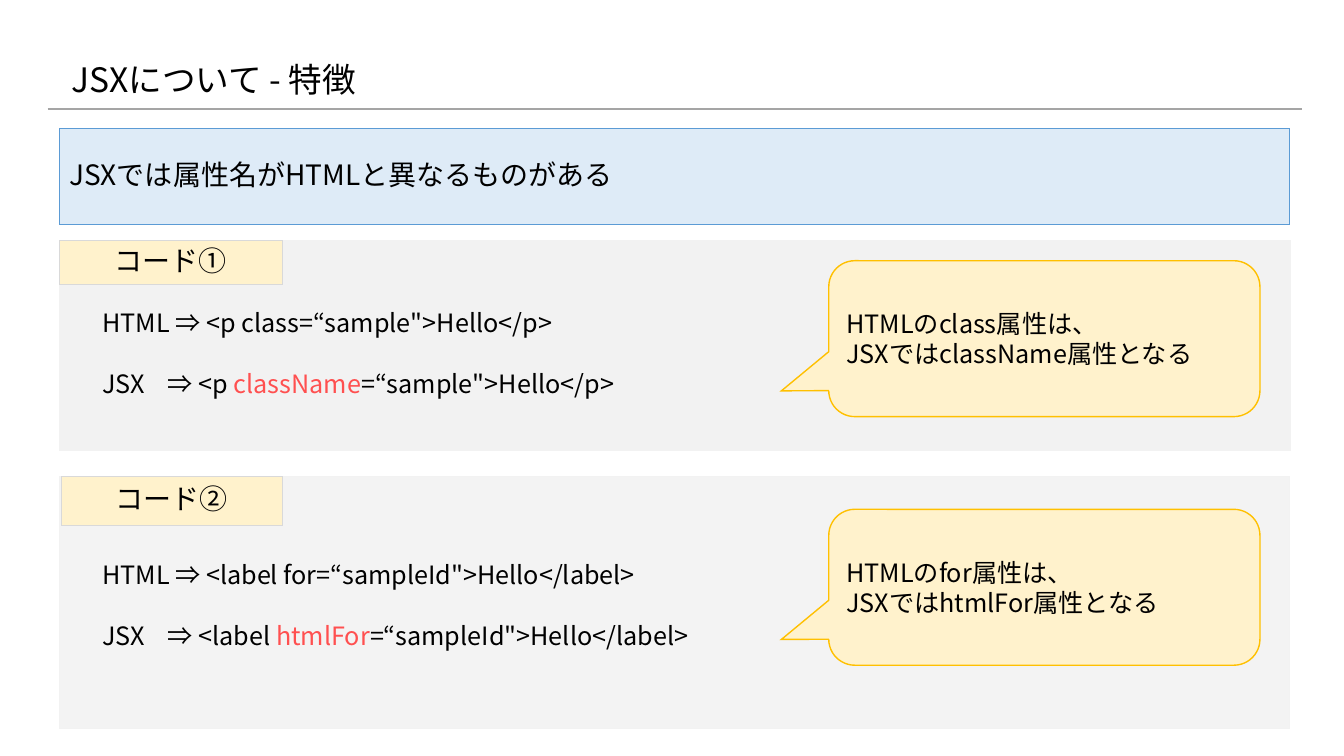
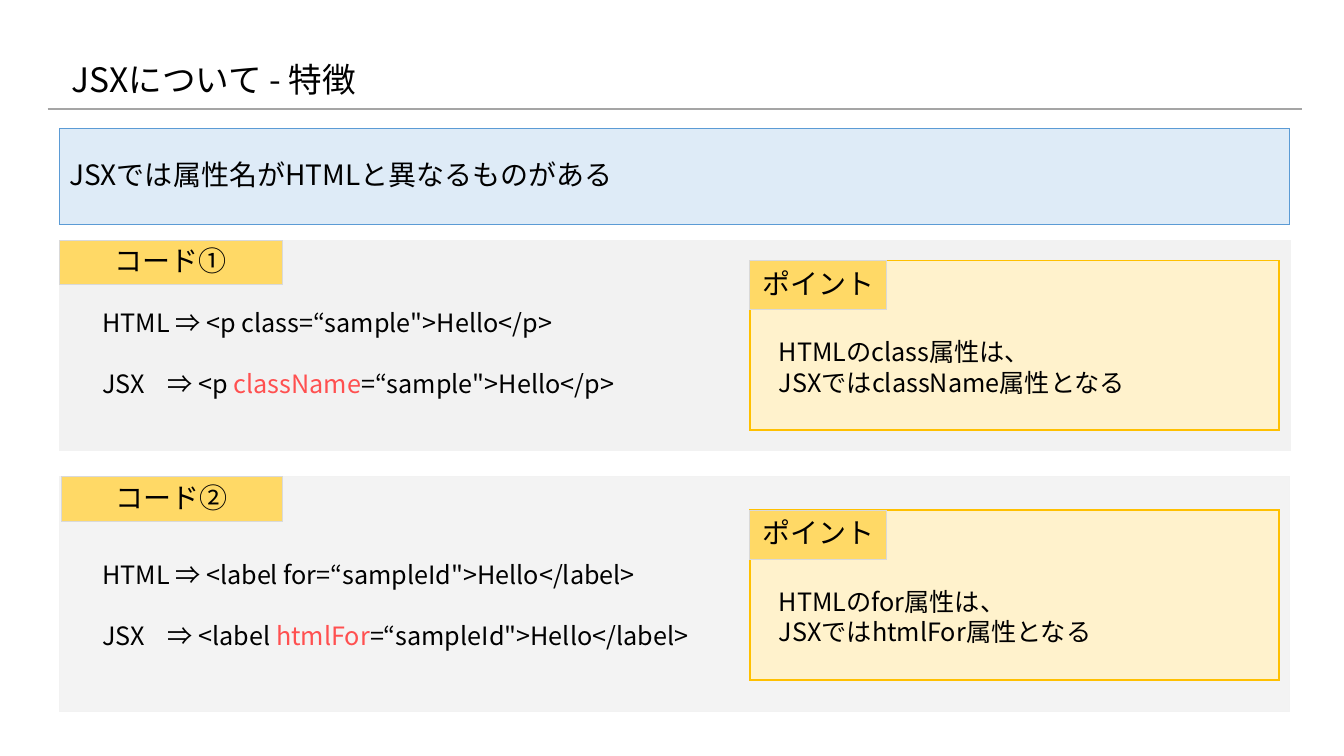
Before and after one commit to konnpeitoon/diary, a slide deck: slide 10 of doc/01_勉強会/01_勉強会資料/20180719_勉強会/02.資料/Reactの基礎知識 .pptx (slide 5 before the commit). Drawn at 1344x756 pixels with LibreOffice and Linux fonts; fonts in the diff are those of the drawing; background and template pictures are left out. Boxes give left, top, right and bottom in pixels: in the first picture for what was removed or moved away, otherwise in the second. Text is boxed around its words. In the diff, an @@ line names an element or a change of style, - is before the commit and + after.

```diff
--- a/doc/01_勉強会/01_勉強会資料/20180719_勉強会/02.資料/Reactの基礎知識 .pptx
+++ b/doc/01_勉強会/01_勉強会資料/20180719_勉強会/02.資料/Reactの基礎知識 .pptx
@@ rectangle "コード①" at [59, 241, 282, 284]: fill #FFF2CC to #FFD966 @@
@@ rectangle added at [750, 260, 1279, 430], fill #FFF2CC, outline #FFC000 1 pt @@
@@ rectangle added at [750, 260, 887, 310], fill #FFD966, outline #D9D9D9 0.75 pt, 20 pt, text #000000 @@
+ポイント
@@ text "HTMLのclass属性は、": place and size @@
-text "HTMLのclass属性は、" at [829, 261, 1260, 417]
+text "HTMLのclass属性は、" at [779, 339, 1125, 394]
@@ text "HTMLのclass属性は、" at [779, 339, 1125, 394]: vertical alignment middle to top; fill #FFF2CC to none; outline #FFC000 1 pt to none @@
@@ rectangle: place and size @@
-rectangle at [59, 477, 1291, 730]
+rectangle at [59, 477, 1291, 712]
@@ rectangle "コード②" at [62, 477, 283, 522]: fill #FFF2CC to #FFD966 @@
@@ rectangle "コード②": place and size @@
-rectangle "コード②" at [62, 477, 283, 526]
+rectangle "コード②" at [62, 477, 283, 522]
@@ rectangle added at [750, 510, 1279, 680], fill #FFF2CC, outline #FFC000 1 pt @@
@@ rectangle added at [750, 510, 887, 560], fill #FFD966, outline #D9D9D9 0.75 pt, 20 pt, text #000000 @@
+ポイント
@@ text "HTMLのfor属性は、" at [779, 589, 1091, 643]: vertical alignment middle to top; fill #FFF2CC to none; outline #FFC000 1 pt to none @@
@@ text "HTMLのfor属性は、": place and size @@
-text "HTMLのfor属性は、" at [829, 509, 1260, 665]
+text "HTMLのfor属性は、" at [779, 589, 1091, 643]
```
Also in this commit, not shown: 8 other slides changed, 10 slides added, 3 slides removed.
